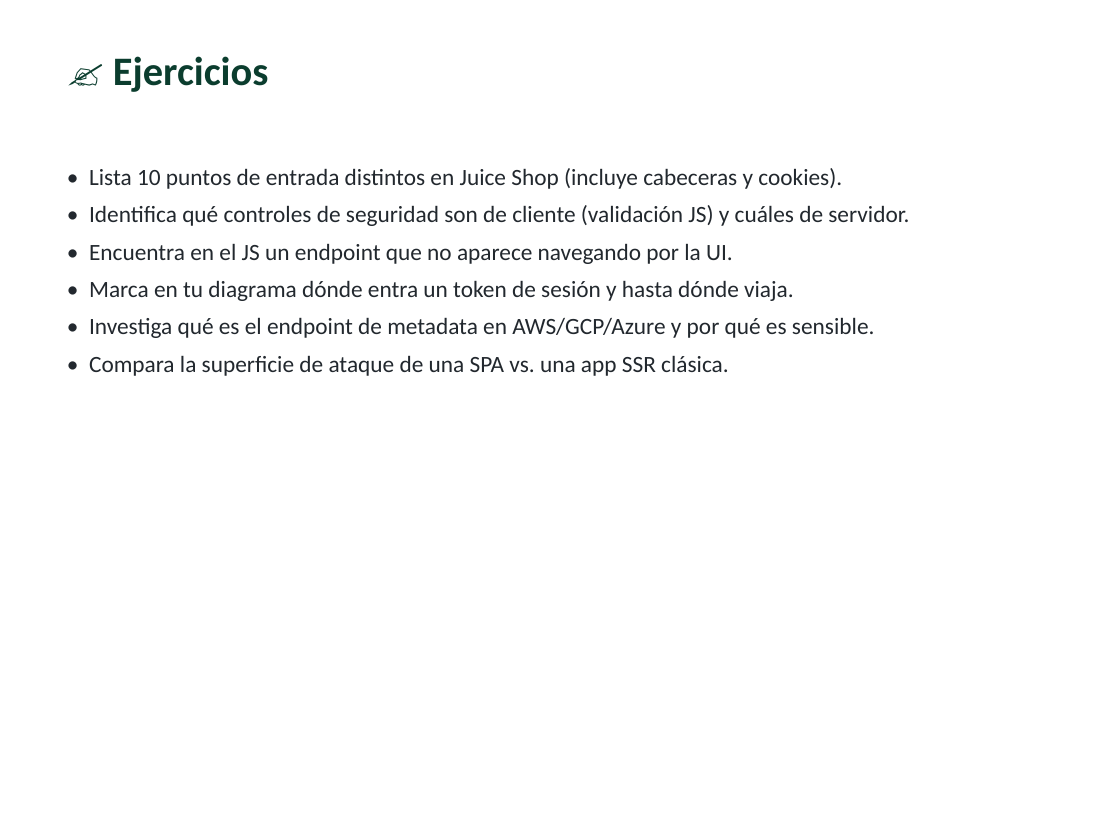
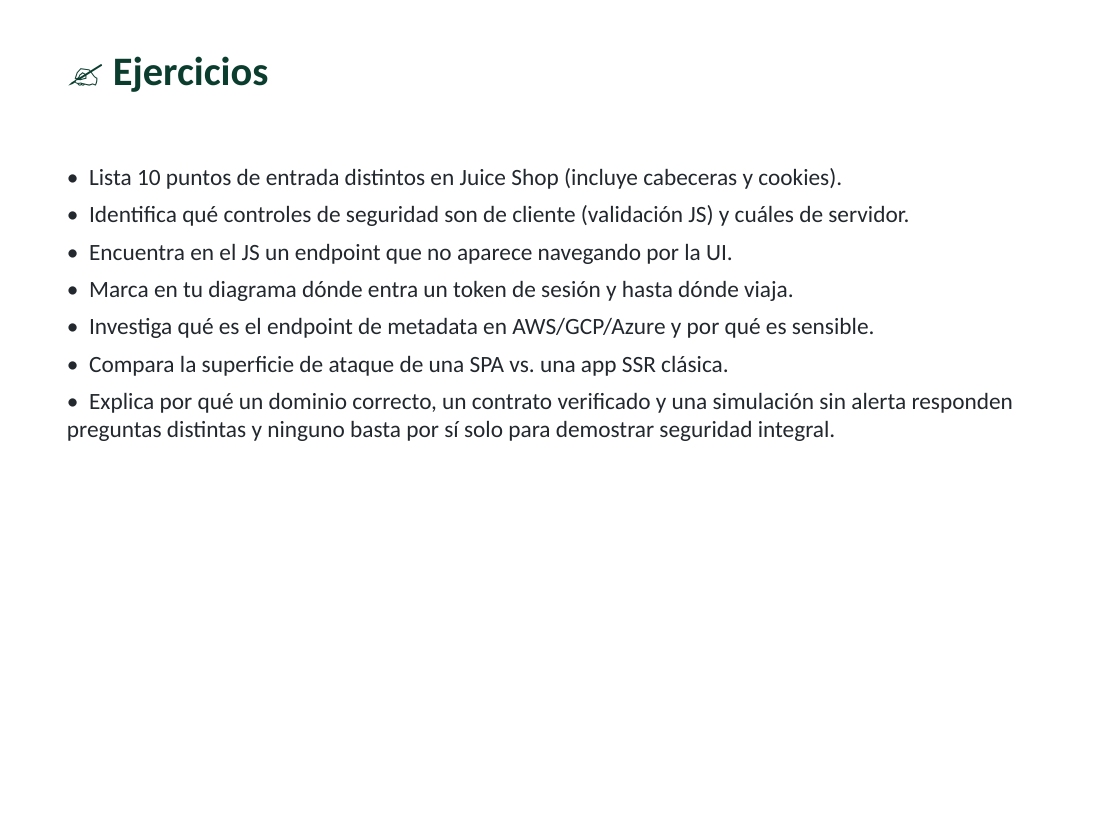
Before and after one commit to vladimiracunadev-create/modern-cybersecurity-program, a slide deck: slide 10 of classes/parte-4-seguridad-de-aplicaciones-web/086-arquitectura-web-moderna-y-superficie-de-ataque/clase-086-presentacion.pptx. Drawn at 1120x840 pixels with LibreOffice and Linux fonts; fonts in the diff are those of the drawing. Boxes give left, top, right and bottom in pixels: in the first picture for what was removed or moved away, otherwise in the second. Text is boxed around its words. In the diff, an @@ line names an element or a change of style, - is before the commit and + after.

Commit message:
feat(curriculum): integrar seguridad en lanzamientos virales

```diff
--- a/classes/parte-4-seguridad-de-aplicaciones-web/086-arquitectura-web-moderna-y-superficie-de-ataque/clase-086-presentacion.pptx
+++ b/classes/parte-4-seguridad-de-aplicaciones-web/086-arquitectura-web-moderna-y-superficie-de-ataque/clase-086-presentacion.pptx
@@ text at <box>67,392,1013,441</box>: paragraph added @@
+• Explica por qué un dominio correcto, un contrato verificado y una simulación sin alerta responden preguntas distintas y ninguno basta por sí solo para demostrar seguridad integral.
```
Also in this commit, not shown: 6 other slides changed, 40 other files.
